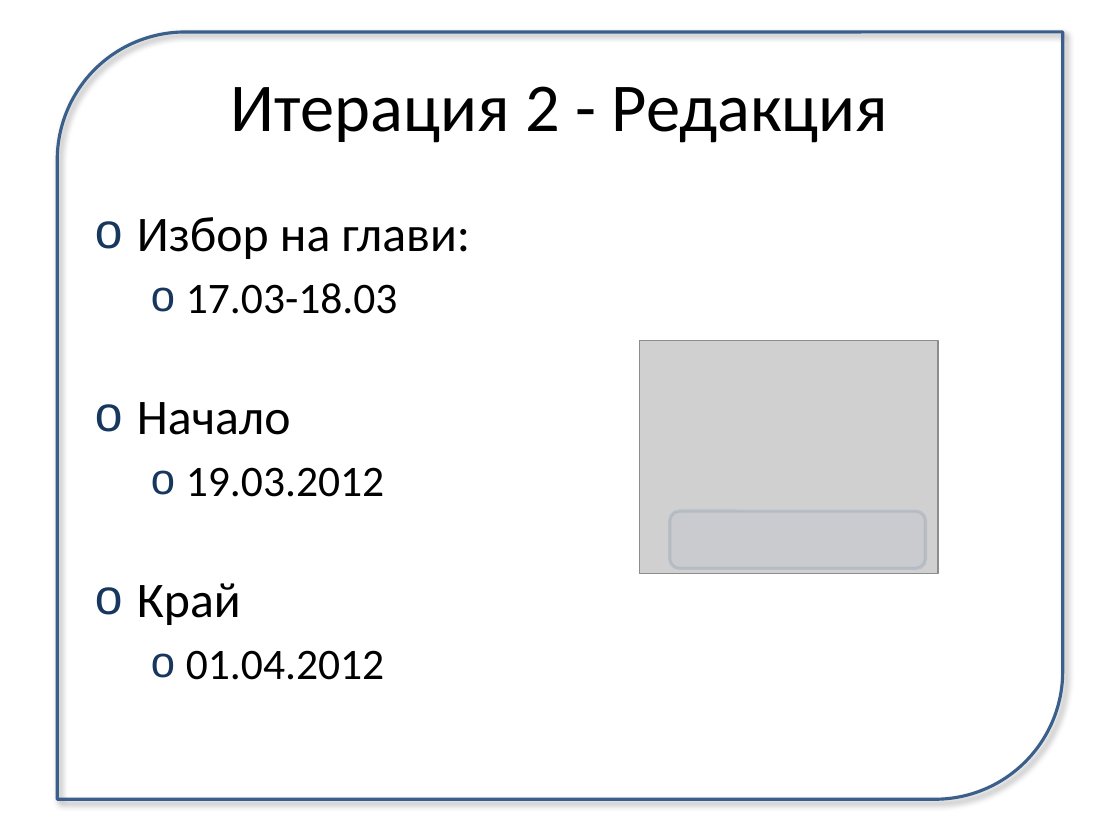
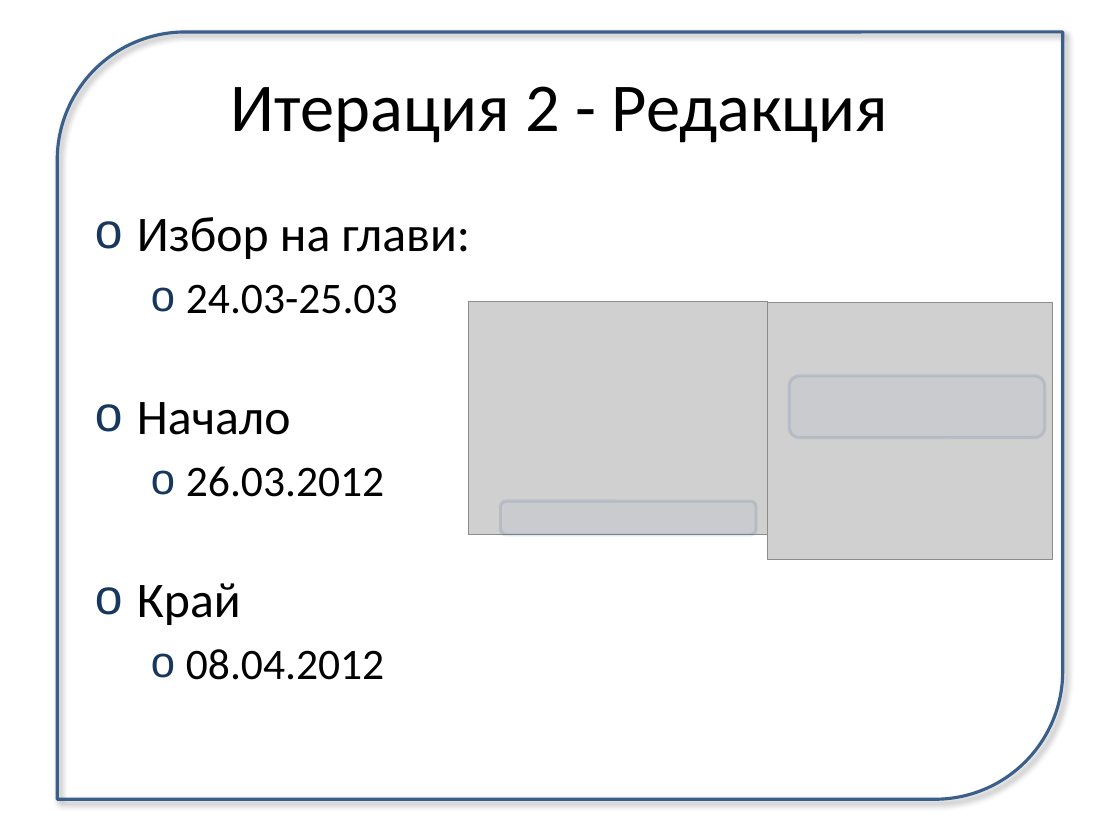
Before and after one commit to uamartins/design-patterns-book, a slide deck: slide 18 of meetings/2012-03-17/meeting-2.pptx (slide 17 before the commit). Drawn at 1120x840 pixels with LibreOffice and Linux fonts; fonts in the diff are those of the drawing; grey boxes stand for pictures. Boxes give left, top, right and bottom in pixels: in the first picture for what was removed or moved away, otherwise in the second. Text is boxed around its words. In the diff, an @@ line names an element or a change of style, - is before the commit and + after.

```diff
--- a/meetings/2012-03-17/meeting-2.pptx
+++ b/meetings/2012-03-17/meeting-2.pptx
@@ text at [186, 284, 398, 314]: text changed @@
-  o 17.03-18.03
+  o 24.03-25.03
@@ picture: place and size @@
-picture at [640, 340, 939, 573]
+picture at [469, 301, 768, 534]
@@ picture added at [768, 302, 1053, 559] @@
@@ rounded rectangle added at [790, 376, 1045, 438], fill #4F81BD at 5% opacity, outline #3A5F8C 2 pt @@
@@ text at [186, 466, 384, 497]: text changed @@
-  o 19.03.2012
+  o 26.03.2012
@@ rounded rectangle: place and size @@
-rounded rectangle at [670, 511, 925, 568]
+rounded rectangle at [501, 501, 756, 534]
@@ text at [186, 649, 384, 680]: text changed @@
-  o 01.04.2012
+  o 08.04.2012
```
Also in this commit, not shown: 4 other slides changed, 4 slides added, 1 other file.
